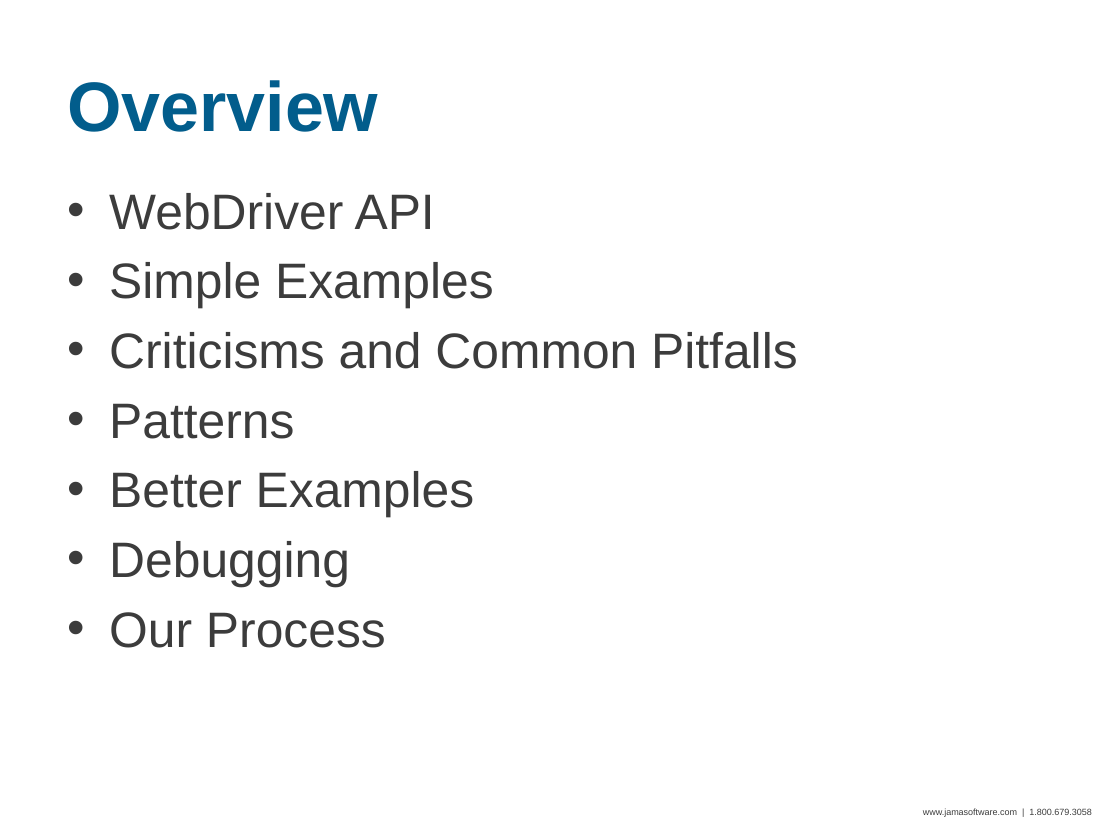
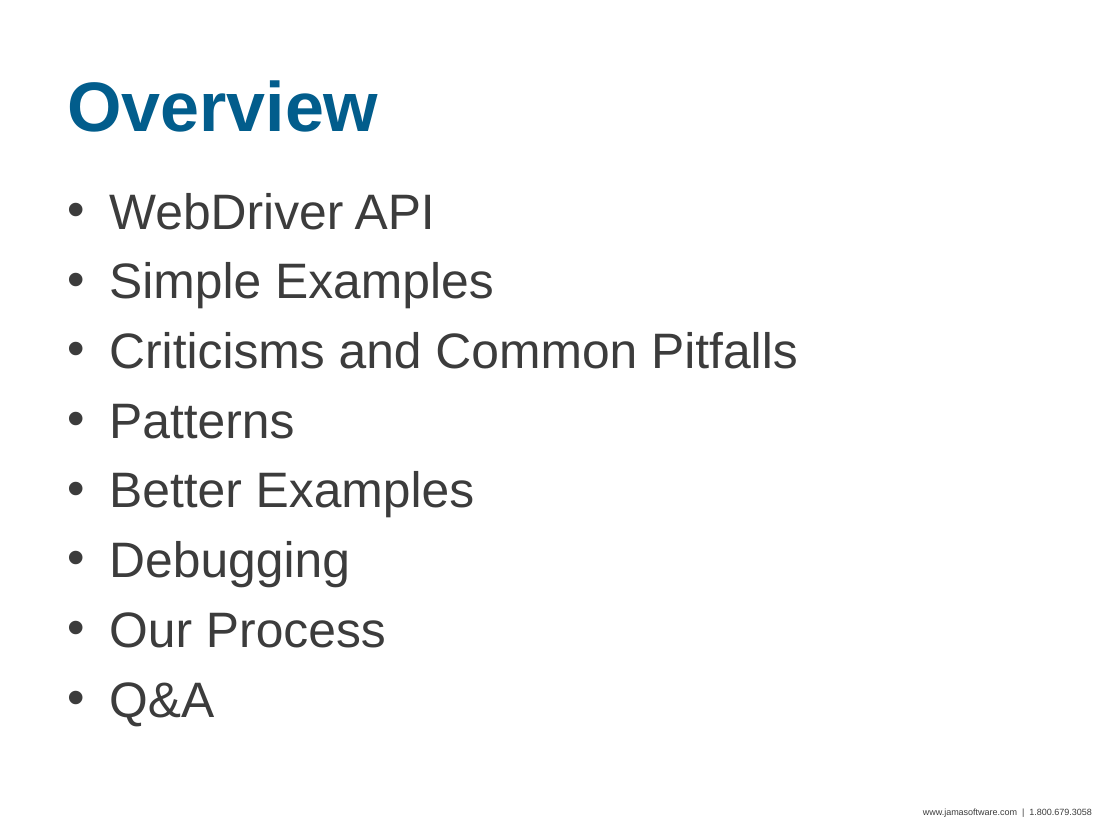
Before and after one commit to seanadkinson/webdriver-examples, a slide deck: slide 2 of slides.pptx. Drawn at 1120x840 pixels with LibreOffice and Linux fonts; fonts in the diff are those of the drawing; background and template pictures are left out. Boxes give left, top, right and bottom in pixels: in the first picture for what was removed or moved away, otherwise in the second. Text is boxed around its words. In the diff, an @@ line names an element or a change of style, - is before the commit and + after.

```diff
--- a/slides.pptx
+++ b/slides.pptx
@@ text at [109,682,214,727]: paragraph added @@
+• Q&A
```
Also in this commit, not shown: 1 other slide changed, 3 other files.
